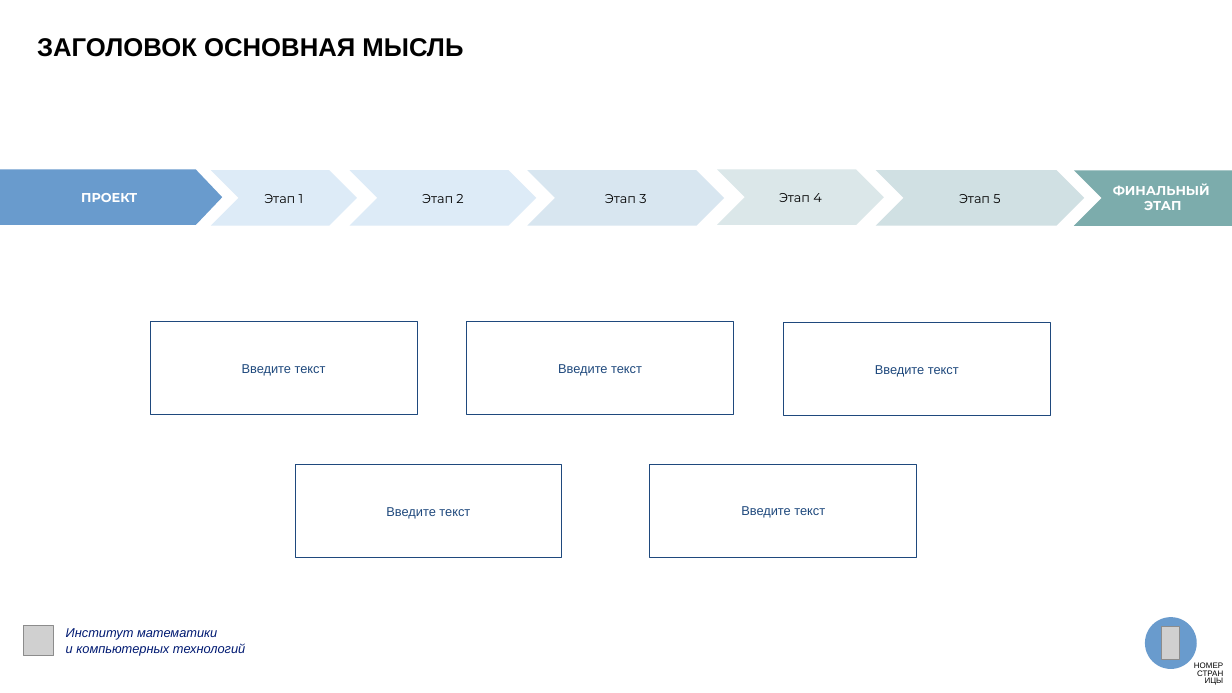
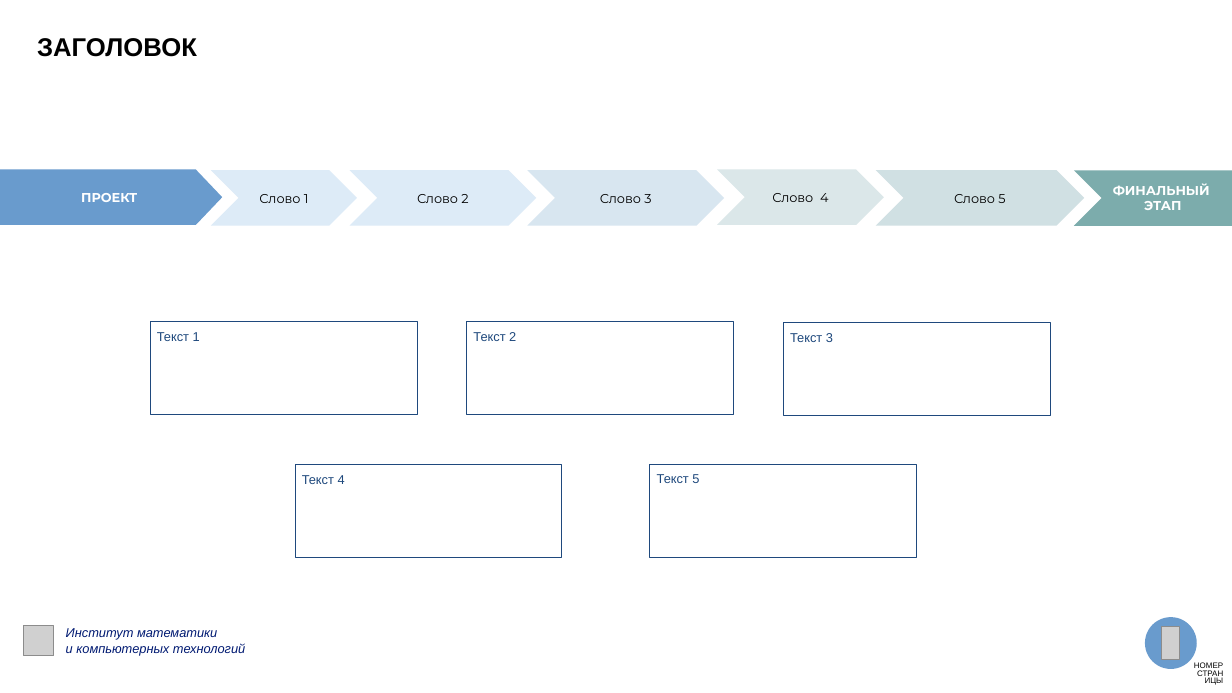
Before and after one commit to Y-uri-K/presentations_AI, a slide deck: slide 4 of backend/app/assets/dvfu_template.pptx. Drawn at 1232x693 pixels with LibreOffice and Linux fonts; fonts in the diff are those of the drawing; grey boxes stand for pictures. Boxes give left, top, right and bottom in pixels: in the first picture for what was removed or moved away, otherwise in the second. Text is boxed around its words. In the diff, an @@ line names an element or a change of style, - is before the commit and + after.

```diff
--- a/backend/app/assets/dvfu_template.pptx
+++ b/backend/app/assets/dvfu_template.pptx
@@ text at (x1=37, y1=38, x2=197, y2=57): text changed @@
-ЗАГОЛОВОК ОСНОВНАЯ МЫСЛЬ
+ЗАГОЛОВОК
@@ text in chevron at (x1=259, y1=194, x2=309, y2=203): text changed @@
-Этап 1
+Слово 1
@@ text in chevron at (x1=417, y1=194, x2=468, y2=203): text changed @@
-Этап 2
+Слово 2
@@ text in chevron at (x1=600, y1=194, x2=651, y2=203): text changed @@
-Этап 3
+Слово 3
@@ text in chevron at (x1=772, y1=193, x2=828, y2=202): text changed @@
-Этап 4
+Слово 4
@@ text in chevron at (x1=954, y1=194, x2=1005, y2=203): text changed @@
-Этап 5
+Слово 5
@@ text in rectangle at (x1=157, y1=332, x2=200, y2=341): text changed @@
-Введите текст
+Текст 1
@@ text in rectangle at (x1=473, y1=332, x2=516, y2=341): text changed @@
-Введите текст
+Текст 2
@@ text in rectangle at (x1=790, y1=333, x2=833, y2=342): text changed @@
-Введите текст
+Текст 3
@@ text in rectangle at (x1=302, y1=475, x2=345, y2=484): text changed @@
-Введите текст
+Текст 4
@@ vertical alignment middle to top in 5 elements at (x1=150, y1=322, x2=417, y2=415), (x1=467, y1=322, x2=734, y2=415), (x1=295, y1=464, x2=562, y2=557), (x1=784, y1=323, x2=1051, y2=416), (x1=650, y1=464, x2=917, y2=557) @@
@@ text in rectangle at (x1=657, y1=474, x2=699, y2=483): text changed @@
-Введите текст
+Текст 5
```
Also in this commit, not shown: 11 other slides changed, 2 other files.
